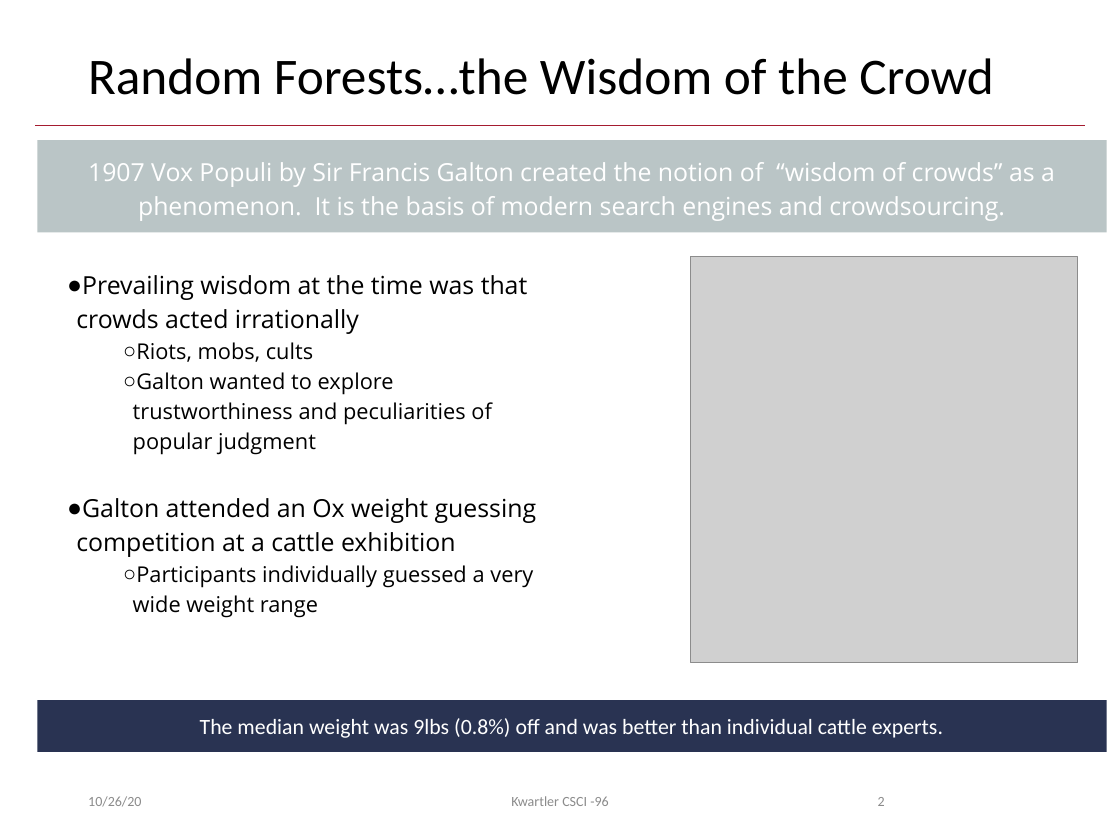
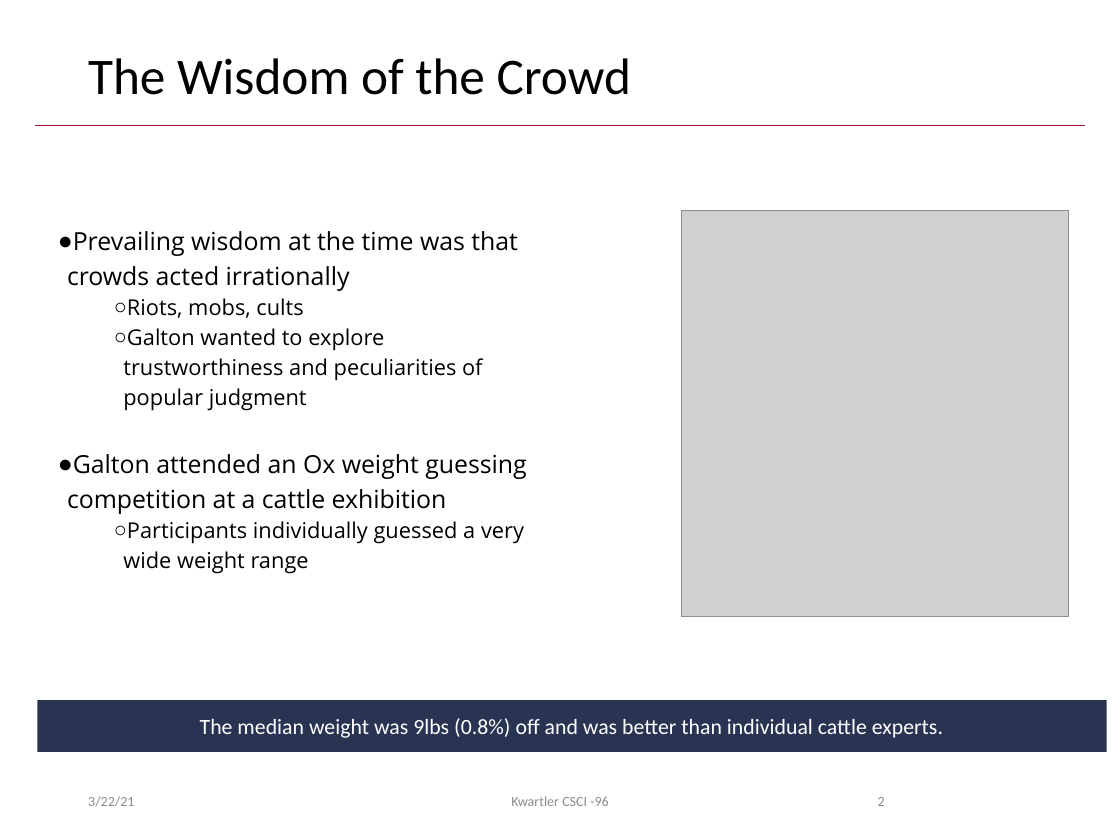
Before and after one commit to kwartler/Harvard_DataMining_Business_Student, a slide deck: slide 2 of Lessons/G_RF_TimeSeries/RandomForests.pptx. Drawn at 1120x840 pixels with LibreOffice and Linux fonts; fonts in the diff are those of the drawing; grey boxes stand for pictures; background and template pictures are left out. Boxes give left, top, right and bottom in pixels: in the first picture for what was removed or moved away, otherwise in the second. Text is boxed around its words. In the diff, an @@ line names an element or a change of style, - is before the commit and + after.

```diff
--- a/Lessons/G_RF_TimeSeries/RandomForests.pptx
+++ b/Lessons/G_RF_TimeSeries/RandomForests.pptx
@@ title at <box>88,58,631,95</box>: text changed @@
-Random Forests…the Wisdom of the Crowd
+The Wisdom of the Crowd
@@ rectangle removed at <box>37,140,1107,233</box> @@
-1907 Vox Populi by Sir Francis Galton created the notion of “wisdom of crowds” as a phenomenon. It is the basis of modern search engines and crowdsourcing.
@@ text "Prevailing wisdom at the time ...": place and size @@
-text "Prevailing wisdom at the time ..." at <box>76,275,537,618</box>
+text "Prevailing wisdom at the time ..." at <box>67,231,527,574</box>
@@ picture: place and size @@
-picture at <box>691,256,1079,662</box>
+picture at <box>681,211,1068,616</box>
@@ text at <box>88,796,134,807</box>: text changed @@
-10/26/20
+3/22/21
```
Also in this commit, not shown: 8 other slides changed, 1 slide added, 1 slide removed, 6 other files.
